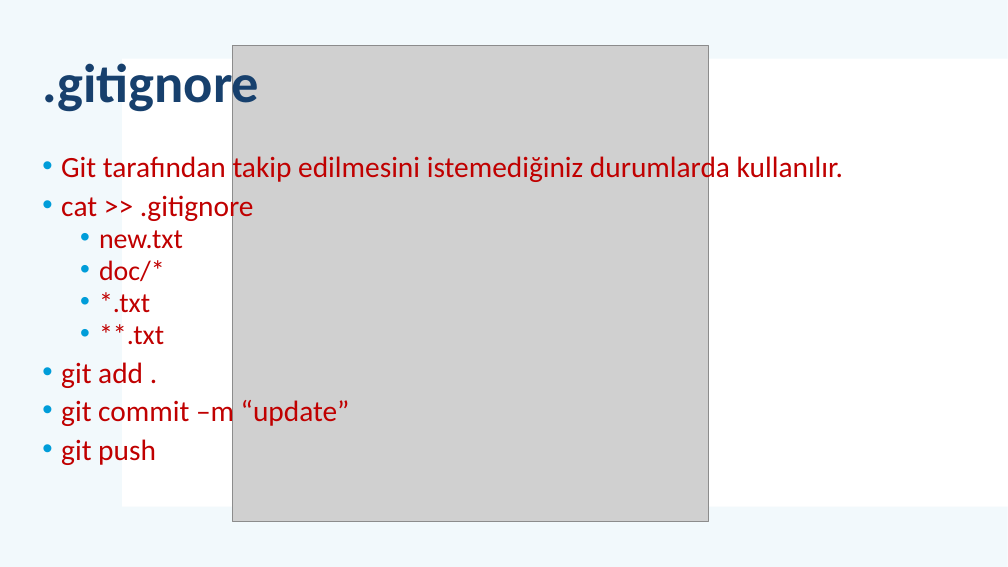
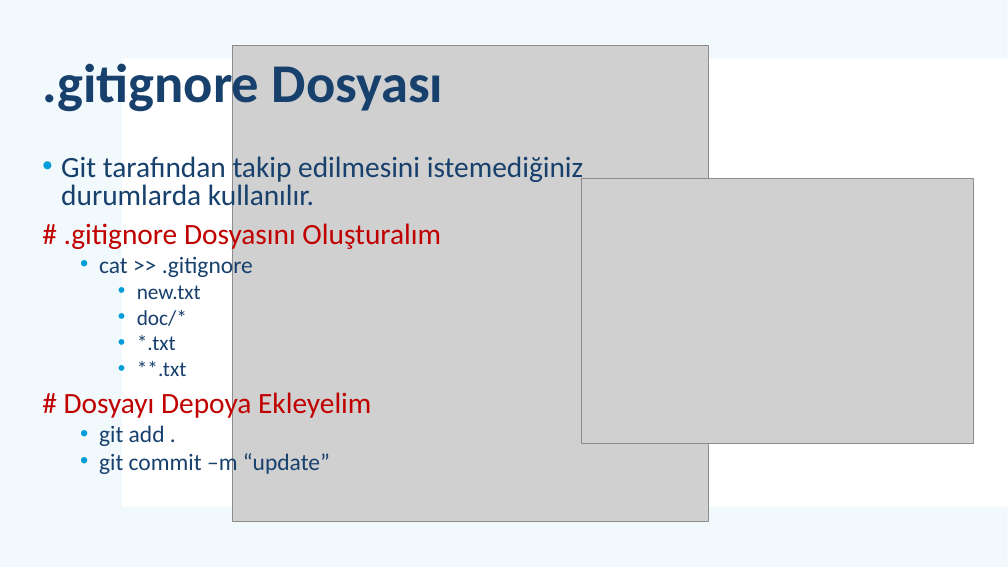
Before and after one commit to mehmetsungur/GitGithub, a slide deck: slide 15 of GitGithub.pptx (slide 21 before the commit). Drawn at 1008x567 pixels with LibreOffice and Linux fonts; fonts in the diff are those of the drawing; grey boxes stand for pictures. Boxes give left, top, right and bottom in pixels: in the first picture for what was removed or moved away, otherwise in the second. Text is boxed around its words. In the diff, an @@ line names an element or a change of style, - is before the commit and + after.

```diff
--- a/GitGithub.pptx
+++ b/GitGithub.pptx
@@ title at (x1=42, y1=57, x2=444, y2=116): text changed @@
-.gitignore
+.gitignore Dosyası
@@ text at (x1=61, y1=156, x2=584, y2=477): text colour #C00000 to #17406D in "Git tarafından takip edilmesini istemediğiniz durumlarda kul ...", "cat >> .gitignore", "new.txt", "doc/*" and 4 more places; size 28 to 22.4 pt in "cat >> .gitignore", "git add .", "git commit –m “update”"; size 26.6 to 20.3 pt in "new.txt", "doc/*", "*.txt", "**.txt"; list level 1 to 2 in "cat >> .gitignore"; list level 2 to 3 in "new.txt"; list level 2 to 3 in "doc/*"; list level 2 to 3 in "*.txt"; list level 2 to 3 in "**.txt"; list level 1 to 2 in "git add ."; list level 1 to 2 in "git commit –m “update”" @@
@@ picture added at (x1=582, y1=178, x2=974, y2=444) @@
@@ text at (x1=64, y1=219, x2=441, y2=251): paragraph added @@
+# .gitignore Dosyasını Oluşturalım
@@ text at (x1=64, y1=389, x2=371, y2=421): paragraph added @@
+# Dosyayı Depoya Ekleyelim
@@ text at (x1=61, y1=439, x2=156, y2=465): paragraph removed @@
-• git push
```
Also in this commit, not shown: 4 other slides changed, 16 slides added, 22 slides removed, 1 other file.
